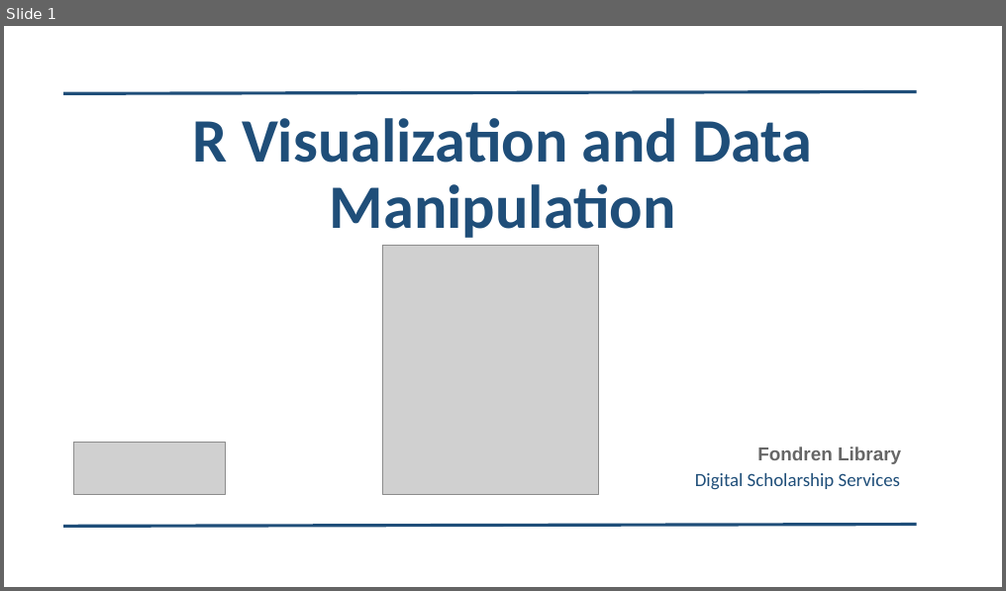
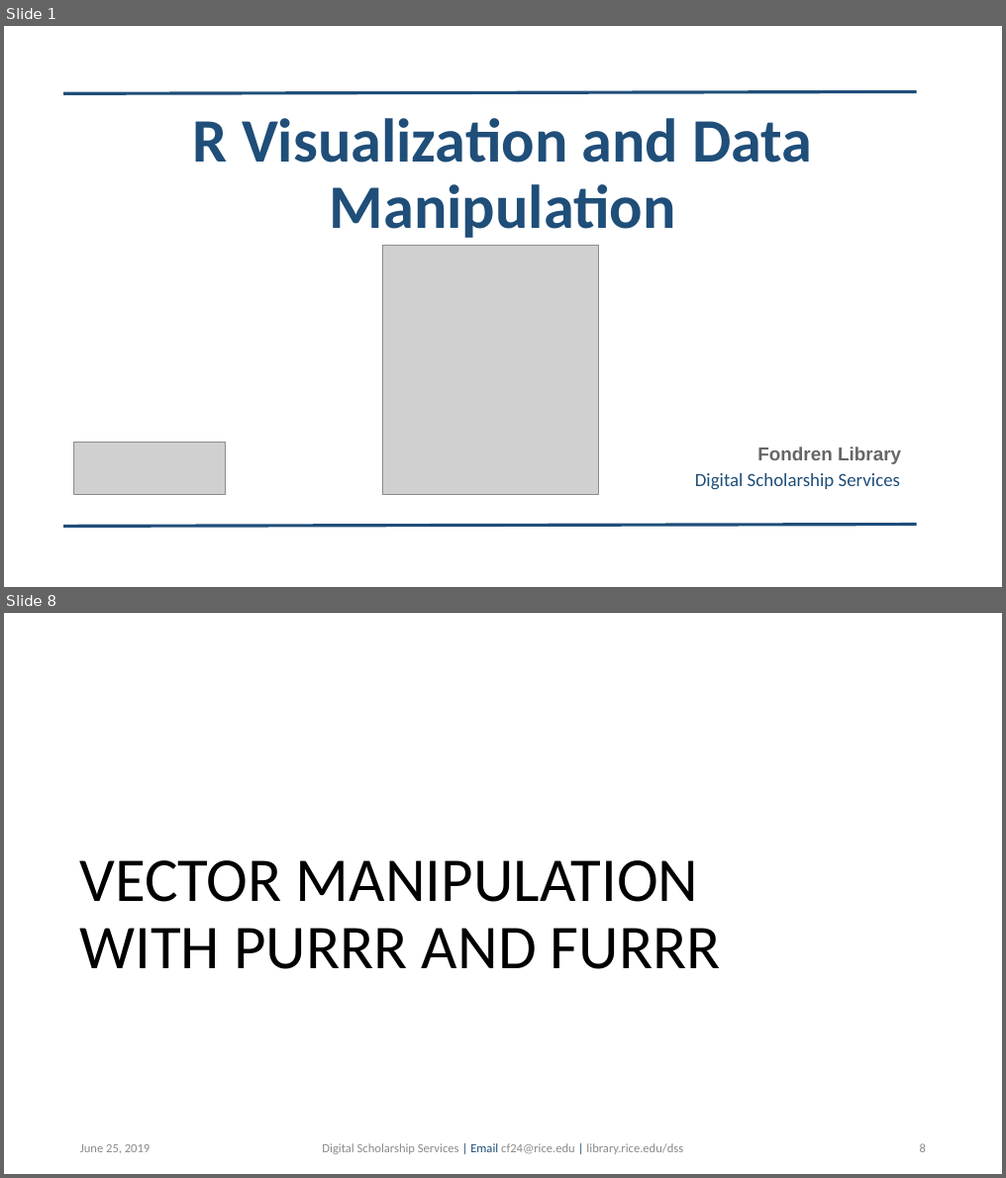
Before and after one commit to bakitybacon/rice-data-and-donuts, a slide deck: Rviz/R Visualization and Data Manipulation.pptx. Shown one above the other, each under a label of ours: slide 1 before the commit, slides 1 and 8 after it; the slides between them are not shown. The pictures are 1006x591 and 1006x1178 pixels, drawn with LibreOffice and Linux fonts; fonts in the diff are those of the drawing; grey boxes stand for pictures; background and template pictures are left out. Boxes give left, top, right and bottom in pixels: in the first picture for what was removed or moved away, otherwise in the second. Text is boxed around its words. In the diff, an @@ line names an element or a change of style, - is before the commit and + after.

```diff
--- a/Rviz/R Visualization and Data Manipulation.pptx
+++ b/Rviz/R Visualization and Data Manipulation.pptx
@@ slide 8 added at <box>4,613,1002,1174</box>, background #FFFFFF @@
@@ title added at <box>79,861,721,969</box>, 60 pt, text #000000 @@
+VECTOR MANIPULATION
+WITH PURRR AND FURRR
@@ text added at <box>80,1145,151,1154</box>, 12 pt, text #8C8C8C @@
+June 25, 2019
@@ text added at <box>322,1144,683,1155</box>, 12 pt, text #8C8C8C @@
+Digital Scholarship Services | Email cf24@rice.edu | library.rice.edu/dss
@@ page number added at <box>920,1144,926,1153</box>, 12 pt, text #8C8C8C @@
+8
```
Also in this commit, not shown: 7 slides changed, 5 other slides added, 1 other file.
